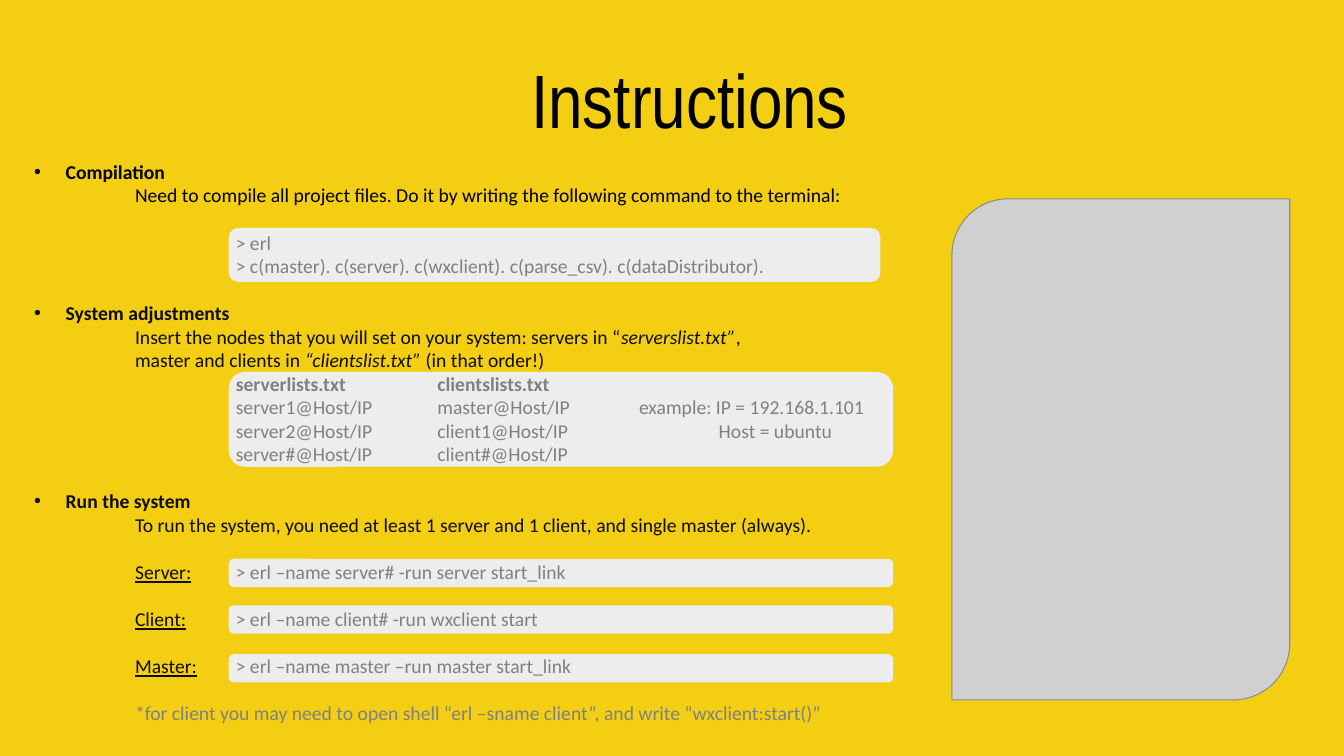
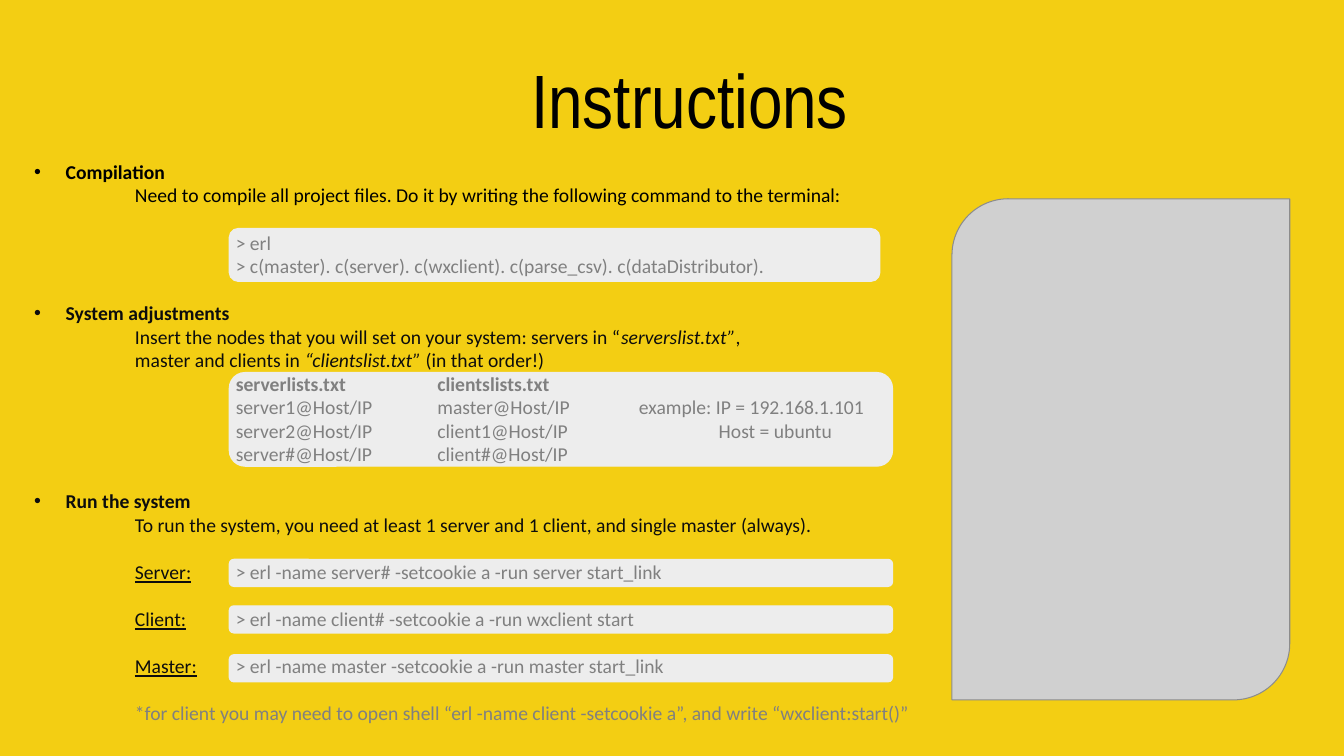
Before and after one commit to omerlux/IMDb-Map-Reduce-in-Erlang, a slide deck: slide 10 of doc/final.pptx. Drawn at 1344x756 pixels with LibreOffice and Linux fonts; fonts in the diff are those of the drawing; grey boxes stand for pictures. Boxes give left, top, right and bottom in pixels: in the first picture for what was removed or moved away, otherwise in the second. Text is boxed around its words. In the diff, an @@ line names an element or a change of style, - is before the commit and + after.

Commit message:
master nodeup fix

```diff
--- a/doc/final.pptx
+++ b/doc/final.pptx
@@ text at box(135, 565, 908, 723): text changed @@
-    Server: > erl –name server# -run server start_link
-    Client: > erl –name client# -run wxclient start
-    Master: > erl –name master –run master start_link
-    *for client you may need to open shell “erl –sname client”, and write “wxclient:start()”
+    Server: > erl -name server# -setcookie a -run server start_link
+    Client: > erl -name client# -setcookie a -run wxclient start
+    Master: > erl -name master -setcookie a -run master start_link
+    *for client you may need to open shell “erl -name client -setcookie a”, and write “wxclient:start()”
```
Also in this commit, not shown: 2 other files.
